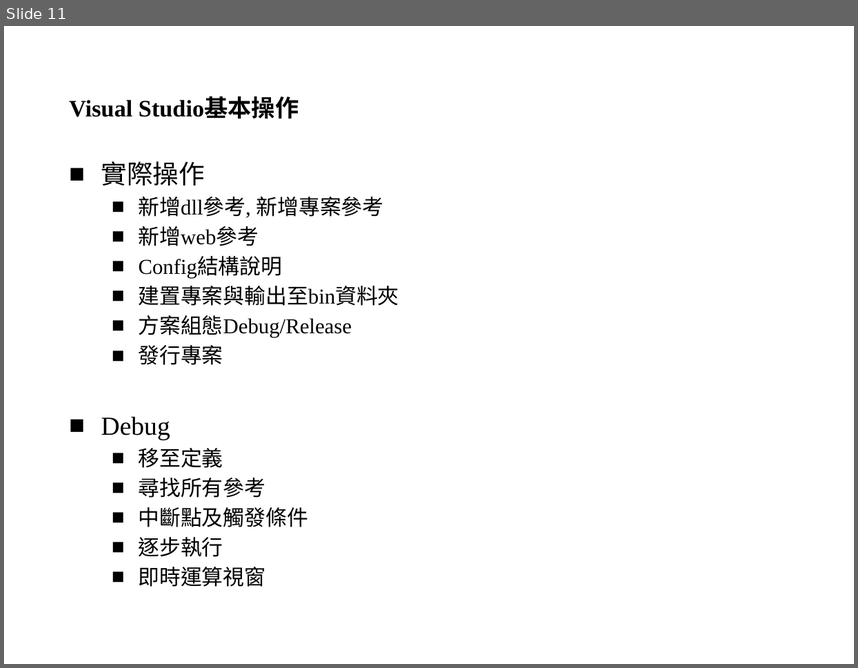
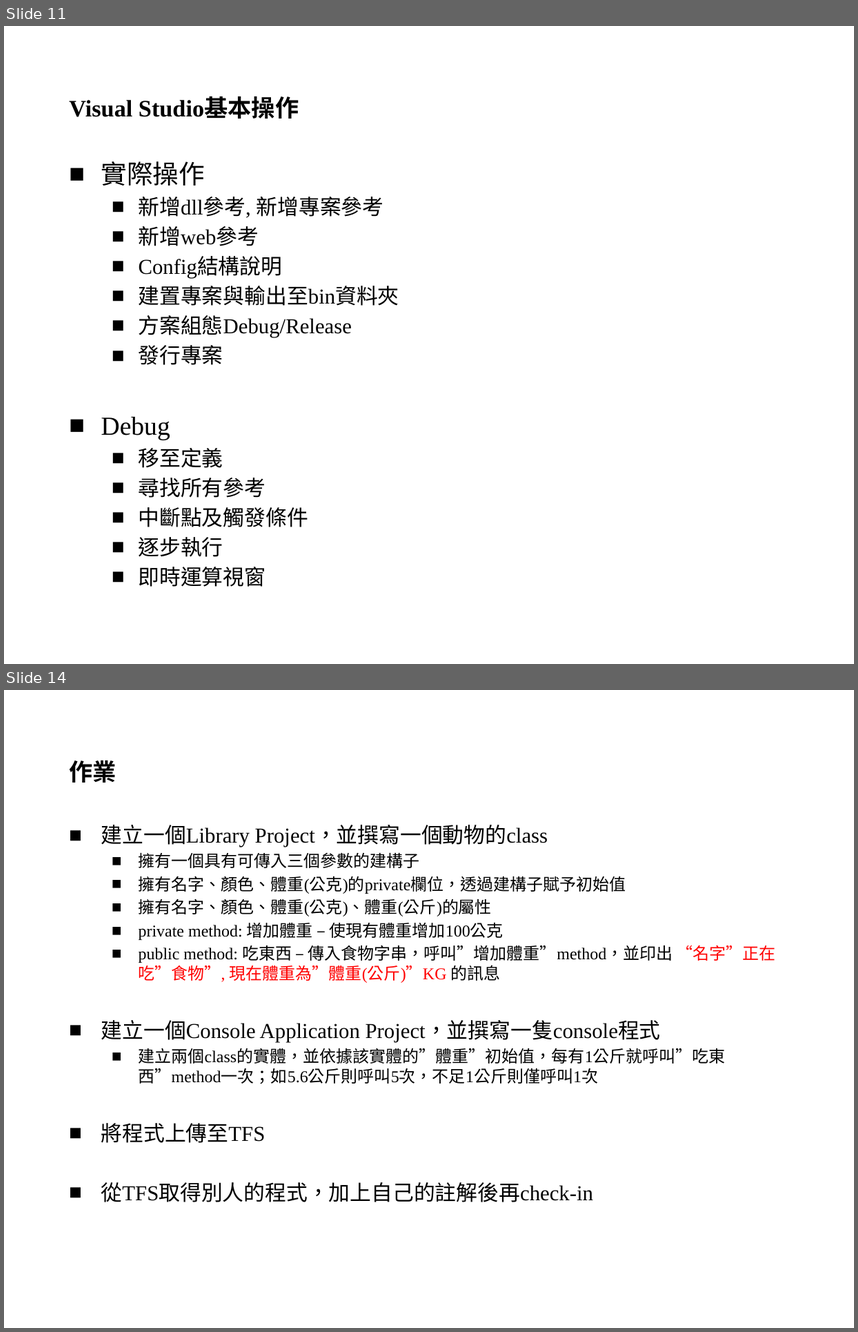
Before and after one commit to YiChiLin/TrainingPackage, a slide deck: 簡報及DB/.Net開發環境.pptx. Shown one above the other, each under a label of ours: slide 11 before the commit, slides 11 and 14 after it; the slides between them are not shown. The pictures are 858x668 and 858x1332 pixels, drawn with LibreOffice and Linux fonts; fonts in the diff are those of the drawing; background and template pictures are left out. Boxes give left, top, right and bottom in pixels: in the first picture for what was removed or moved away, otherwise in the second. Text is boxed around its words. In the diff, an @@ line names an element or a change of style, - is before the commit and + after.

```diff
--- a/簡報及DB/.Net開發環境.pptx
+++ b/簡報及DB/.Net開發環境.pptx
@@ slide 14 added at (x1=4, y1=690, x2=854, y2=1328), background picture (left out) @@
@@ title added at (x1=69, y1=760, x2=116, y2=782), 20 pt, text #000000, bold @@
+作業
@@ text added at (x1=101, y1=825, x2=776, y2=1202), 14 pt, text #000000 @@
+■ 建立一個Library Project，並撰寫一個動物的class
+  ■ 擁有一個具有可傳入三個參數的建構子
+  ■ 擁有名字、顏色、體重(公克)的private欄位，透過建構子賦予初始值
+  ■ 擁有名字、顏色、體重(公克)、體重(公斤)的屬性
+  ■ private method: 增加體重 – 使現有體重增加100公克
+  ■ public method: 吃東西 – 傳入食物字串，呼叫”增加體重”method，並印出 “名字”正在吃”食物”, 現在體重為”體重(公斤)”KG 的訊息
+■ 建立一個Console Application Project，並撰寫一隻console程式
+  ■ 建立兩個class的實體，並依據該實體的”體重”初始值，每有1公斤就呼叫”吃東西”method一次；如5.6公斤則呼叫5次，不足1公斤則僅呼叫1次
+■ 將程式上傳至TFS
+■ 從TFS取得別人的程式，加上自己的註解後再check-in
```
Also in this commit, not shown: 2 slides changed, 1 other slide added, 1 other file.
